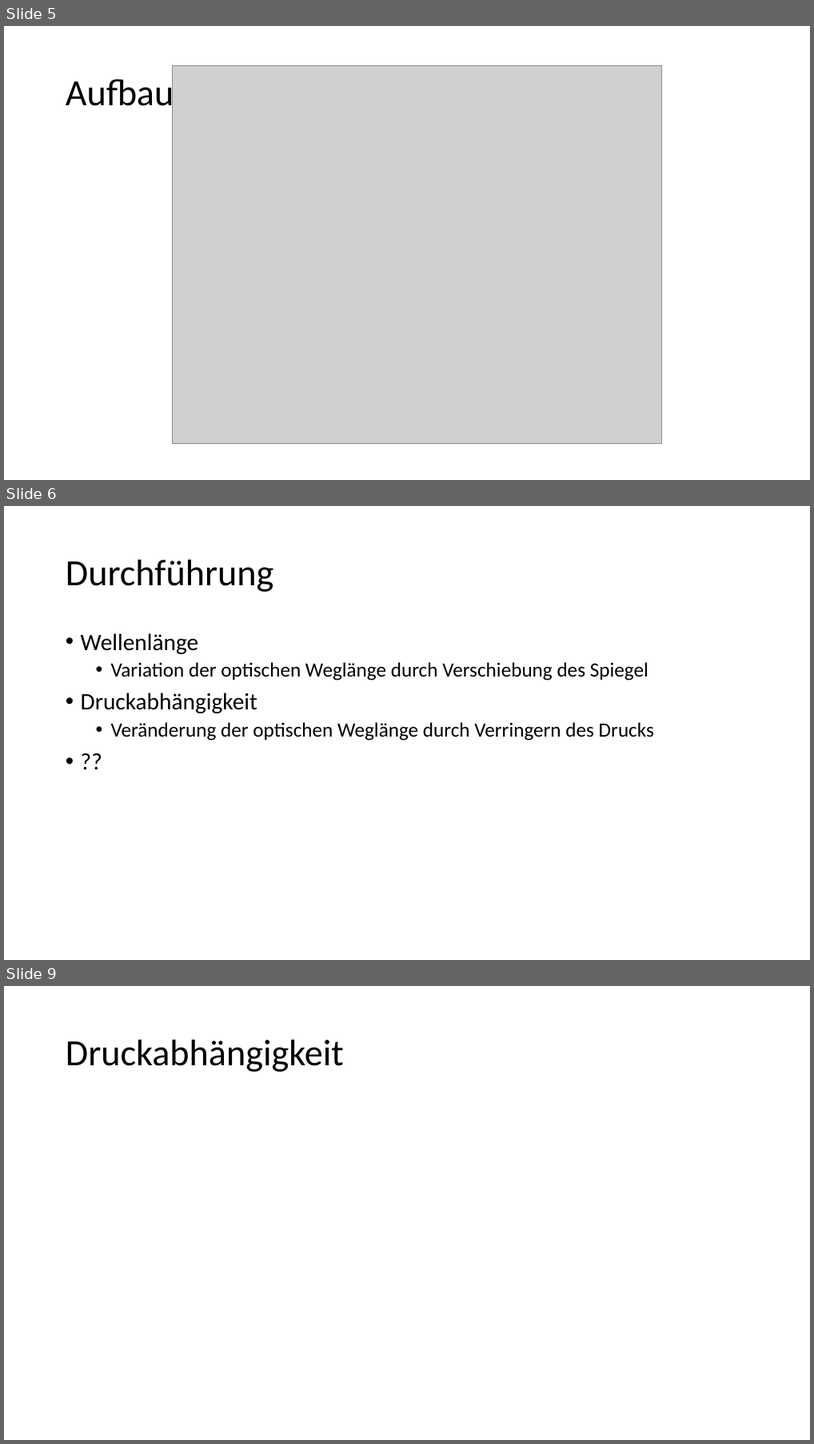
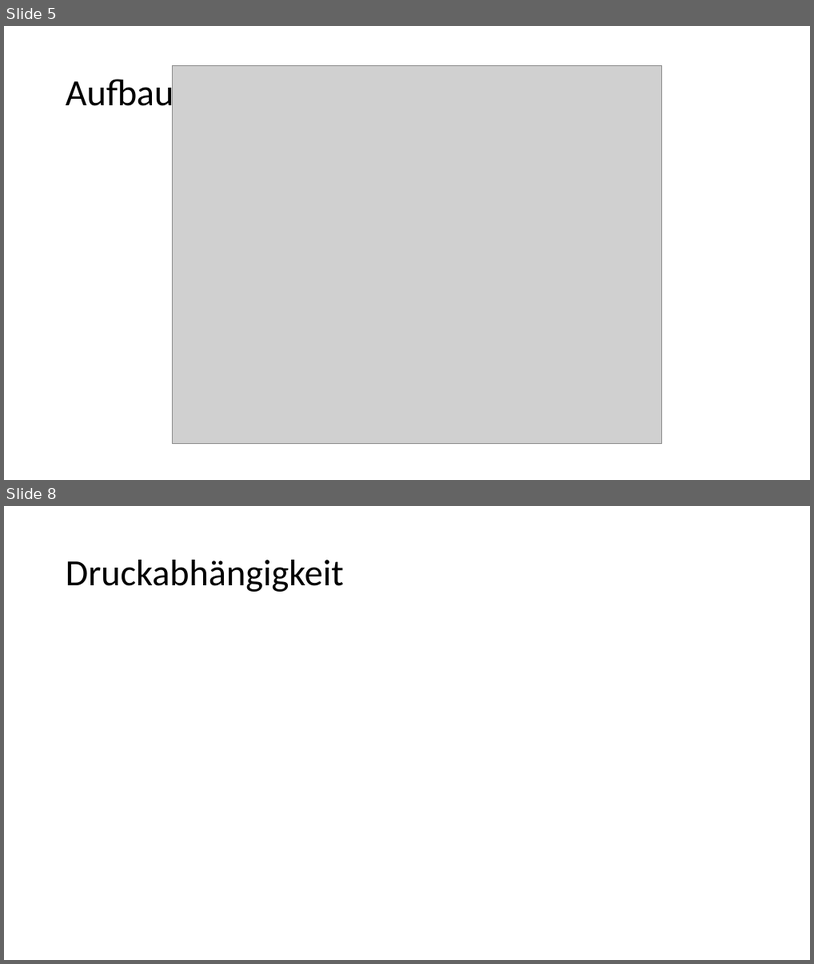
Before and after one commit to thewhitecat/grundpraktikum1, a slide deck: grundpraktikum2/Optik 2/Optik II.pptx. Shown one above the other, each under a label of ours: slides 5, 6 and 9 before the commit, slides 5 and 8 after it; the slides between them are not shown. The pictures are 814x1444 and 814x964 pixels, drawn with LibreOffice and Linux fonts; fonts in the diff are those of the drawing; grey boxes stand for pictures. Boxes give left, top, right and bottom in pixels: in the first picture for what was removed or moved away, otherwise in the second. Text is boxed around its words. In the diff, an @@ line names an element or a change of style, - is before the commit and + after.

Commit message:
this is a presentation

```diff
--- a/grundpraktikum2/Optik 2/Optik II.pptx
+++ b/grundpraktikum2/Optik 2/Optik II.pptx
@@ slide 6 removed at [4, 506, 810, 960], background #FFFFFF @@
@@ title removed at [66, 560, 274, 592] @@
-Durchführung
@@ text removed at [81, 633, 654, 740] @@
-• Wellenlänge
-  • Variation der optischen Weglänge durch Verschiebung des Spiegel
-• Druckabhängigkeit
-  • Veränderung der optischen Weglänge durch Verringern des Drucks
-• ??
@@ what was slide 9 is now slide 8 @@
```
Also in this commit, not shown: 2 slides changed.
